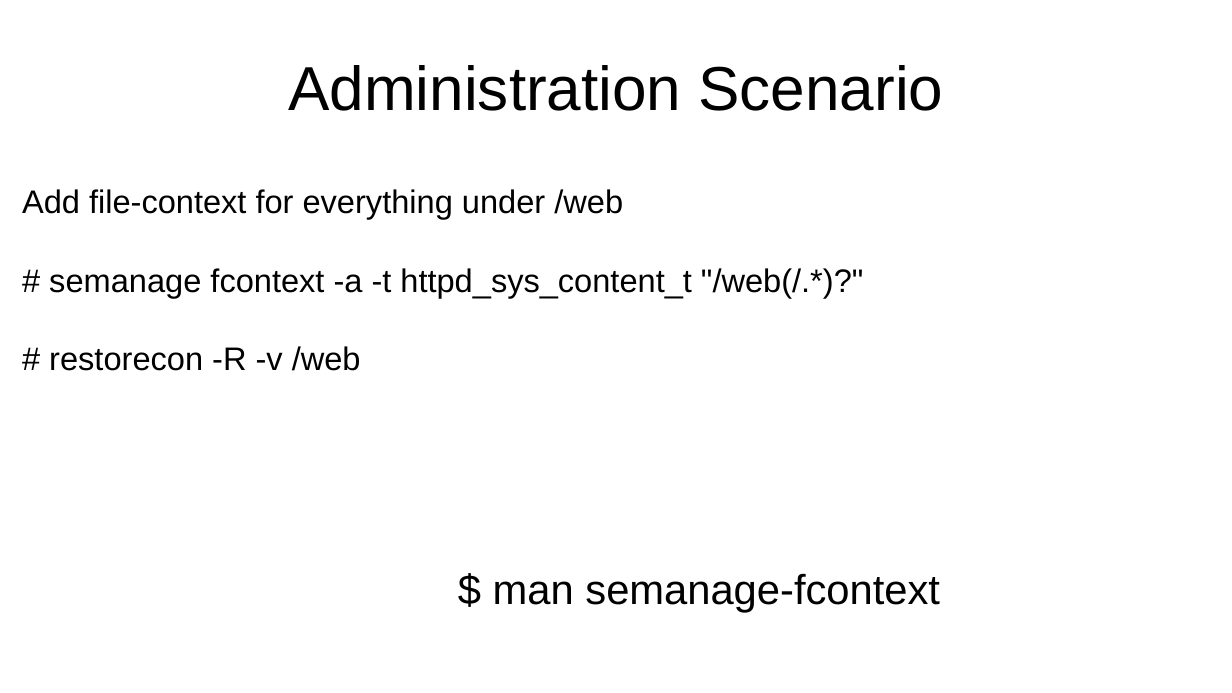
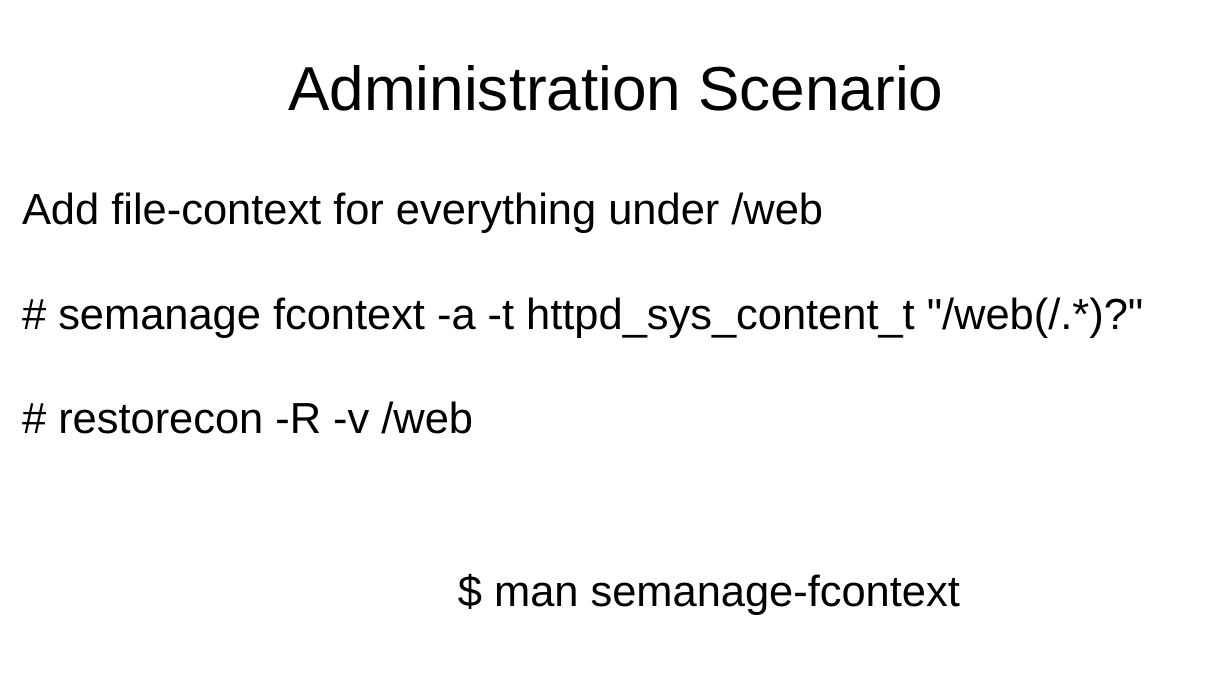
Before and after one commit to laubersm/LauberSolutions, a slide deck: slide 19 of SELinux/ItsAboutTheLabels-screen16-9.odp. Drawn at 1232x693 pixels with LibreOffice and Linux fonts; fonts in the diff are those of the drawing. Boxes give left, top, right and bottom in pixels: in the first picture for what was removed or moved away, otherwise in the second. Text is boxed around its words. In the diff, an @@ line names an element or a change of style, - is before the commit and + after.

Commit message:
formatting modifications

```diff
--- a/SELinux/ItsAboutTheLabels-screen16-9.odp
+++ b/SELinux/ItsAboutTheLabels-screen16-9.odp
@@ text "Add file-context for everything under ..." at <box>22,192,1144,434</box>: size 21 to 28 pt @@
@@ text "$ man semanage-fcontext" at <box>494,574,960,615</box>: size 26.9 to 28 pt @@
```
Also in this commit, not shown: 9 other slides changed, 3 slides added.
